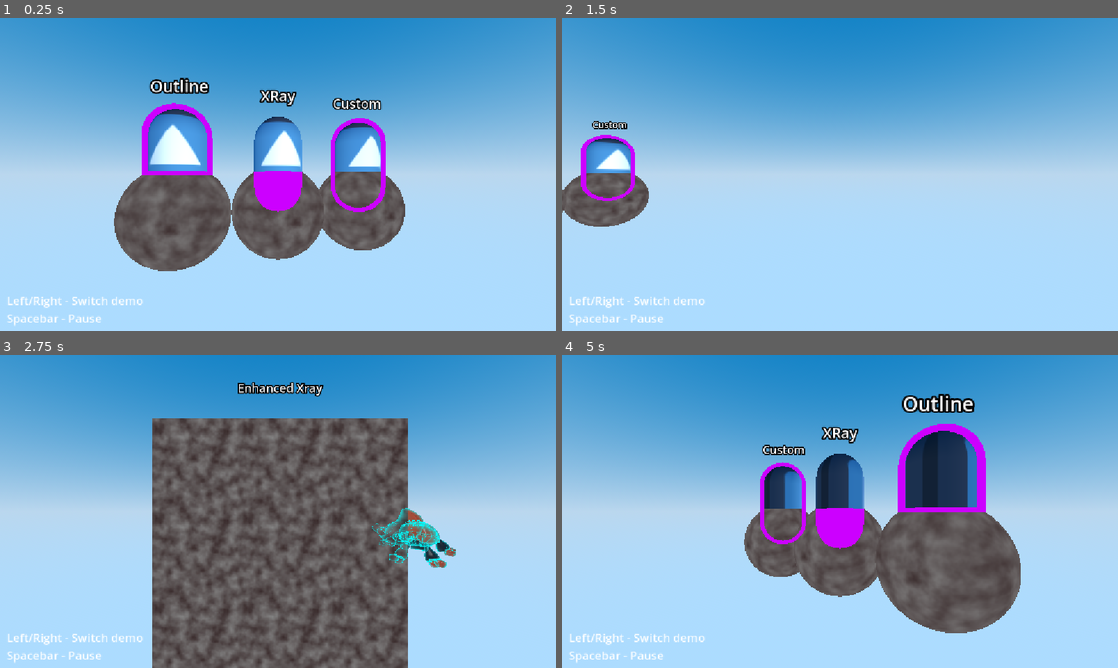
Above: before the commit, frames 1-4 (two rows, left to right).
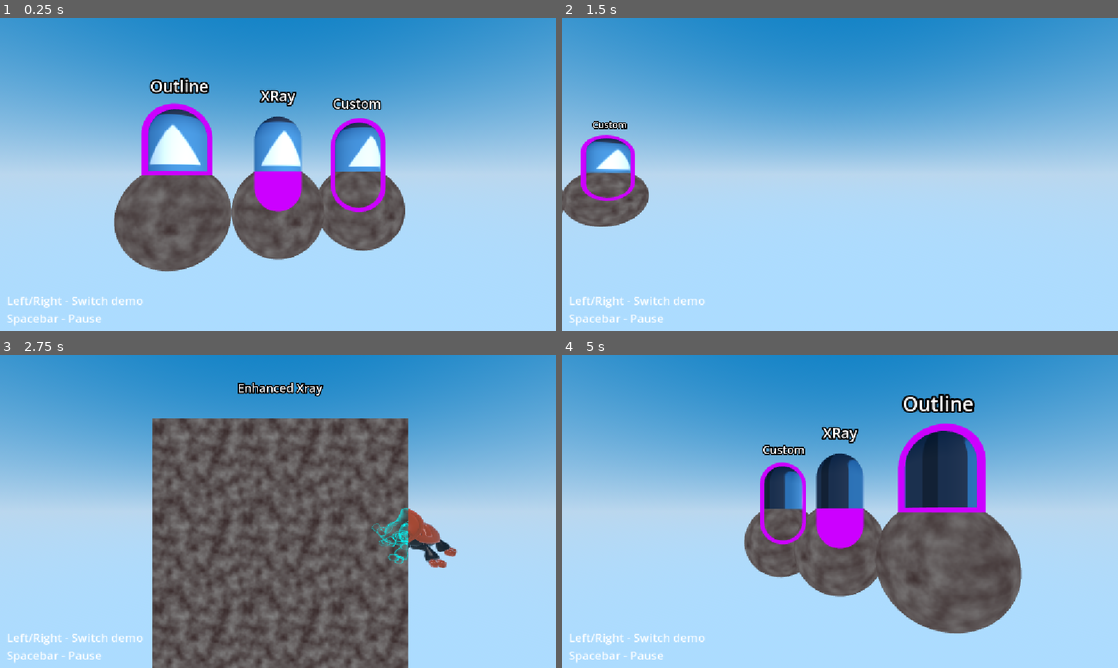
Above: after the commit, the same moments.

Repository: apples/godot-stencil-demo
Game: Godot game, scene res://main.tscn
Same seed, same stepped clock (60 frames per second), same inputs: the game is played once before the commit and once after it. The engine's default icon, where the game draws it, is replaced by a stand-in: a white triangle on a blue panel in a dark square.
Inputs:
- Up to frame 1 (0.25 s): no input
- Up to frame 2 (1.5 s): tap Enter (ui_accept) at 0.5, 0.77 s; hold Right (ui_right) 0.53-1.28 s; hold Left (ui_left) from 1.28 s (still down)
- Up to frame 3 (2.75 s): tap Enter (ui_accept) at 1.52 s; release Left (ui_left) at 2.03 s; hold Right (ui_right) from 2.03 s (still down)
- Up to frame 4 (5 s): tap Enter (ui_accept) at 3.02, 3.77, 4.52 s; release Right (ui_right) at 3.53 s; hold Left (ui_left) from 3.53 s (still down)

The runs differ from the first frame. In frame 1, 0.6% of the frame differs, in the area x 20-73%, y 27-82%; in frame 2, 0.2%; in frame 3, 0.8%, in the area x 27-83%, y 20-100%; in frame 4, 0.7%.

Commit message:
Updated for latest stencil PR

Diff:
--- /dev/null
+++ b/main.tres
@@ -0,0 +1,9 @@
+[gd_resource type="VisualShader" format=3 uid="uid://bkrdtlvnf5u65"]
+
+[resource]
+code = "shader_type spatial;
+render_mode blend_mix, depth_draw_opaque, depth_test_default, cull_back, diffuse_lambert, specular_schlick_ggx;
+
+
+
+"
--- a/main.tscn
+++ b/main.tscn
@@ -1,11 +1,10 @@
-[gd_scene load_steps=32 format=3 uid="uid://jt8pq117ee6j"]
+[gd_scene load_steps=33 format=3 uid="uid://jt8pq117ee6j"]
 
 [ext_resource type="Script" uid="uid://do2n4bndyuucs" path="res://main.gd" id="1_mty62"]
 [ext_resource type="Script" uid="uid://d0tobr6muqwqo" path="res://wind_waker_light_swing.gd" id="1_oxoqy"]
 [ext_resource type="Shader" uid="uid://dm01dnurb0my8" path="res://windwaker_mask.gdshader" id="2_1ce24"]
 [ext_resource type="Script" uid="uid://gd6w0qenmmw3" path="res://outlines_and_xrays.gd" id="2_dd2q1"]
 [ext_resource type="Texture2D" uid="uid://eto1ab5xksp" path="res://icon.svg" id="3_t04rb"]
-[ext_resource type="Shader" uid="uid://dq22fqywcoctv" path="res://windwaker_clear.gdshader" id="5_m87fr"]
 [ext_resource type="PackedScene" uid="uid://bpjqcswabdtyb" path="res://models/beetle_bot/beetlebot_skin.tscn" id="7_0obcr"]
 
 [sub_resource type="Gradient" id="Gradient_4064o"]
@@ -34,8 +33,7 @@
 albedo_color = Color(0.8, 0, 1, 1)
 stencil_mode = 3
 stencil_flags = 3
-stencil_compare = 4
-stencil_reference = 1
+stencil_compare = 5
 metadata/_stencil_owned = true
 
 [sub_resource type="StandardMaterial3D" id="StandardMaterial3D_j1orv"]
@@ -43,7 +41,7 @@
 next_pass = SubResource("StandardMaterial3D_fqa31")
 albedo_texture = ExtResource("3_t04rb")
 stencil_mode = 2
-stencil_reference = 1
+stencil_flags = 2
 stencil_color = Color(0.8, 0, 1, 1)
 
 [sub_resource type="CapsuleMesh" id="CapsuleMesh_a50aj"]
@@ -57,8 +55,7 @@
 grow_amount = 0.1
 stencil_mode = 3
 stencil_flags = 3
-stencil_compare = 4
-stencil_reference = 1
+stencil_compare = 5
 metadata/_stencil_owned = true
 
 [sub_resource type="StandardMaterial3D" id="StandardMaterial3D_7yt5r"]
@@ -66,23 +63,43 @@
 next_pass = SubResource("StandardMaterial3D_po100")
 albedo_texture = ExtResource("3_t04rb")
 stencil_mode = 1
-stencil_reference = 1
+stencil_flags = 2
 stencil_color = Color(0.8, 0, 1, 1)
 stencil_outline_thickness = 0.1
 
-[sub_resource type="StandardMaterial3D" id="StandardMaterial3D_wwtkt"]
-render_priority = 2
-transparency = 1
-cull_mode = 1
-no_depth_test = true
+[sub_resource type="StandardMaterial3D" id="StandardMaterial3D_5vw27"]
+render_priority = -1
+transparency = 1
 shading_mode = 0
 albedo_color = Color(0.8, 0, 1, 1)
 grow = true
 grow_amount = 0.1
 stencil_mode = 3
 stencil_flags = 3
+stencil_compare = 5
+metadata/_stencil_owned = true
+
+[sub_resource type="StandardMaterial3D" id="StandardMaterial3D_kek77"]
+render_priority = 1
+next_pass = SubResource("StandardMaterial3D_5vw27")
+albedo_texture = ExtResource("3_t04rb")
+stencil_mode = 1
+stencil_flags = 2
+stencil_color = Color(0.8, 0, 1, 1)
+stencil_outline_thickness = 0.1
+
+[sub_resource type="StandardMaterial3D" id="StandardMaterial3D_wwtkt"]
+render_priority = 2
+transparency = 1
+cull_mode = 1
+no_depth_test = true
+shading_mode = 0
+albedo_color = Color(0.8, 0, 1, 1)
+grow = true
+grow_amount = 0.1
+stencil_mode = 3
+stencil_flags = 3
 stencil_compare = 4
-stencil_reference = 1
 
 [sub_resource type="StandardMaterial3D" id="StandardMaterial3D_3qskv"]
 next_pass = SubResource("StandardMaterial3D_wwtkt")
@@ -90,26 +107,18 @@
 stencil_mode = 3
 stencil_flags = 6
 stencil_compare = 7
-stencil_reference = 1
-
-[sub_resource type="ShaderMaterial" id="ShaderMaterial_gtb2n"]
-render_priority = 3
-shader = ExtResource("5_m87fr")
 
 [sub_resource type="StandardMaterial3D" id="StandardMaterial3D_73wl1"]
 render_priority = 2
-next_pass = SubResource("ShaderMaterial_gtb2n")
-transparency = 1
-blend_mode = 3
+transparency = 1
 cull_mode = 1
 depth_draw_mode = 2
-depth_function = 1
+depth_test = 1
 shading_mode = 0
 specular_mode = 2
 disable_ambient_light = true
-albedo_color = Color(2, 2, 1, 1)
-stencil_mode = 3
-stencil_flags = 1
+albedo_color = Color(1, 1, 0.294118, 0.301961)
+stencil_mode = 3
 stencil_compare = 4
 stencil_reference = 2
 
@@ -138,10 +147,11 @@
 radial_segments = 8
 rings = 4
 
-[sub_resource type="StandardMaterial3D" id="StandardMaterial3D_0nwx7"]
-shading_mode = 0
-albedo_color = Color(0.435294, 0.435294, 0.435294, 1)
-albedo_texture = ExtResource("3_t04rb")
+[sub_resource type="StandardMaterial3D" id="StandardMaterial3D_272bh"]
+albedo_texture = ExtResource("3_t04rb")
+stencil_flags = 2
+stencil_color = Color(0.8, 0, 1, 1)
+stencil_outline_thickness = 0.1
 
 [sub_resource type="CapsuleMesh" id="CapsuleMesh_ppq8b"]
 
@@ -159,6 +169,12 @@
 [sub_resource type="Environment" id="Environment_0eoc8"]
 background_mode = 2
 sky = SubResource("Sky_411e3")
+ssao_radius = 8.49
+ssao_intensity = 7.98
+ssao_power = 1.1768765
+ssao_detail = 1.77
+
+[sub_resource type="CameraAttributesPractical" id="CameraAttributesPractical_272bh"]
 
 [node name="Main" type="Node3D"]
 process_mode = 3
@@ -197,6 +213,12 @@
 material_override = SubResource("StandardMaterial3D_7yt5r")
 mesh = SubResource("CapsuleMesh_a50aj")
 
+[node name="Capsule2" type="MeshInstance3D" parent="Demos/OutlinesAndXrays/Outline"]
+transform = Transform3D(0.516712, 0, 0, 0, 0.516712, 0, 0, 0, 0.516712, -6.035691, 0.509487, 0)
+visible = false
+material_override = SubResource("StandardMaterial3D_kek77")
+mesh = SubResource("CapsuleMesh_a50aj")
+
 [node name="Label3D" type="Label3D" parent="Demos/OutlinesAndXrays/Outline"]
 transform = Transform3D(1, 0, 0, 0, 1, 0, 0, 0, 1, 0, 1.267, 0)
 billboard = 1
@@ -281,8 +303,8 @@
 mesh = SubResource("SphereMesh_ib4d2")
 
 [node name="Character" type="MeshInstance3D" parent="Demos/WindWaker"]
-transform = Transform3D(1, 0, 0, 0, 1, 0, 0, 0, 1, 1.14685, 0.967781, -0.181237)
-material_override = SubResource("StandardMaterial3D_0nwx7")
+transform = Transform3D(1, 0, 0, 0, 1, 0, 0, 0, 1, 0.89908123, 0.967781, -0.70842874)
+material_override = SubResource("StandardMaterial3D_272bh")
 mesh = SubResource("CapsuleMesh_ppq8b")
 
 [node name="EnhancedXray" type="Node3D" parent="Demos"]
@@ -346,3 +368,4 @@
 
 [node name="WorldEnvironment" type="WorldEnvironment" parent="."]
 environment = SubResource("Environment_0eoc8")
+camera_attributes = SubResource("CameraAttributesPractical_272bh")
--- a/models/beetle_bot/beetlebot_skin.tscn
+++ b/models/beetle_bot/beetlebot_skin.tscn
@@ -18,7 +18,7 @@
 albedo_color = Color(1, 1, 1, 0)
 stencil_mode = 3
 stencil_flags = 2
-stencil_compare = 1
+stencil_compare = 0
 stencil_reference = 1
 
 [sub_resource type="Animation" id="Animation_j0ypl"]
@@ -433,8 +433,8 @@
 
 [sub_resource type="AnimationLibrary" id="AnimationLibrary_w6t5q"]
 _data = {
-"RESET": SubResource("Animation_j0ypl"),
-"walk": SubResource("Animation_gd1qa")
+&"RESET": SubResource("Animation_j0ypl"),
+&"walk": SubResource("Animation_gd1qa")
 }
 
 [node name="BeetlebotSkin" type="Node3D"]
@@ -503,7 +503,7 @@
 
 [node name="AnimationPlayer" parent="beetle_bot" index="1"]
 libraries = {
-"": SubResource("AnimationLibrary_w6t5q")
+&"": SubResource("AnimationLibrary_w6t5q")
 }
 
 [editable path="beetle_bot"]
--- a/project.godot
+++ b/project.godot
@@ -21,4 +21,8 @@
 
 [rendering]
 
+renderer/rendering_method="gl_compatibility"
+renderer/rendering_method.mobile="gl_compatibility"
+driver/depth_prepass/enable=false
+anti_aliasing/quality/msaa_3d=3
 environment/defaults/default_clear_color=Color(0.439216, 0.439216, 0.439216, 0)
Not shown: 1 places in models/beetle_bot/beetlebot_skin.tscn that only renumber resources
Not shown, changed: .gitignore
